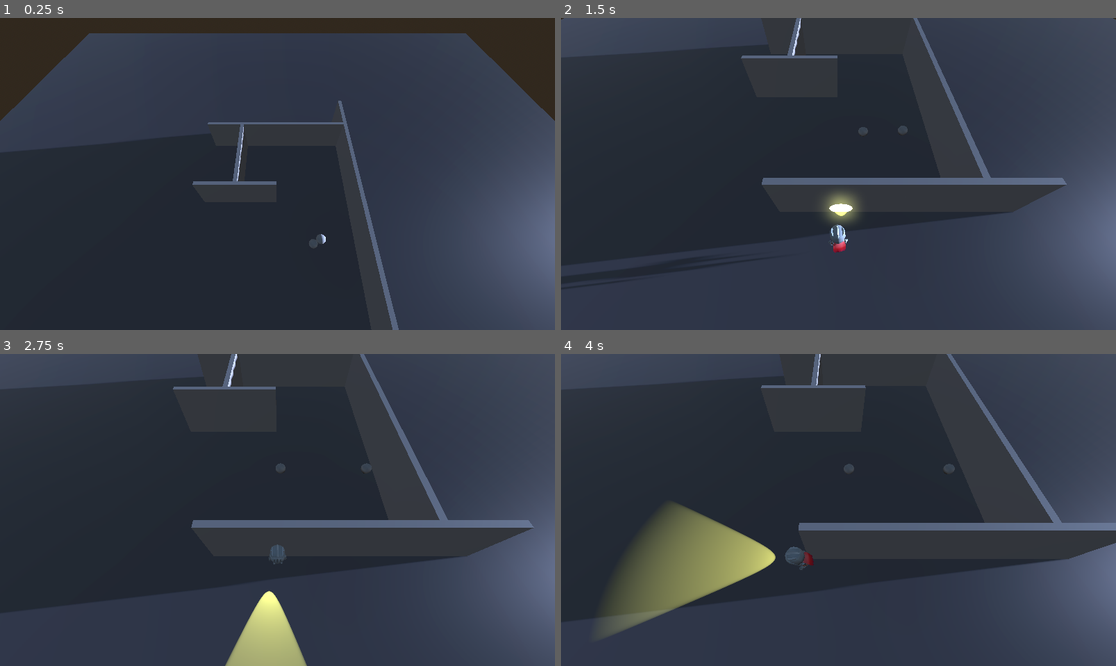
Above: before the commit, frames 1-4 (two rows, left to right).
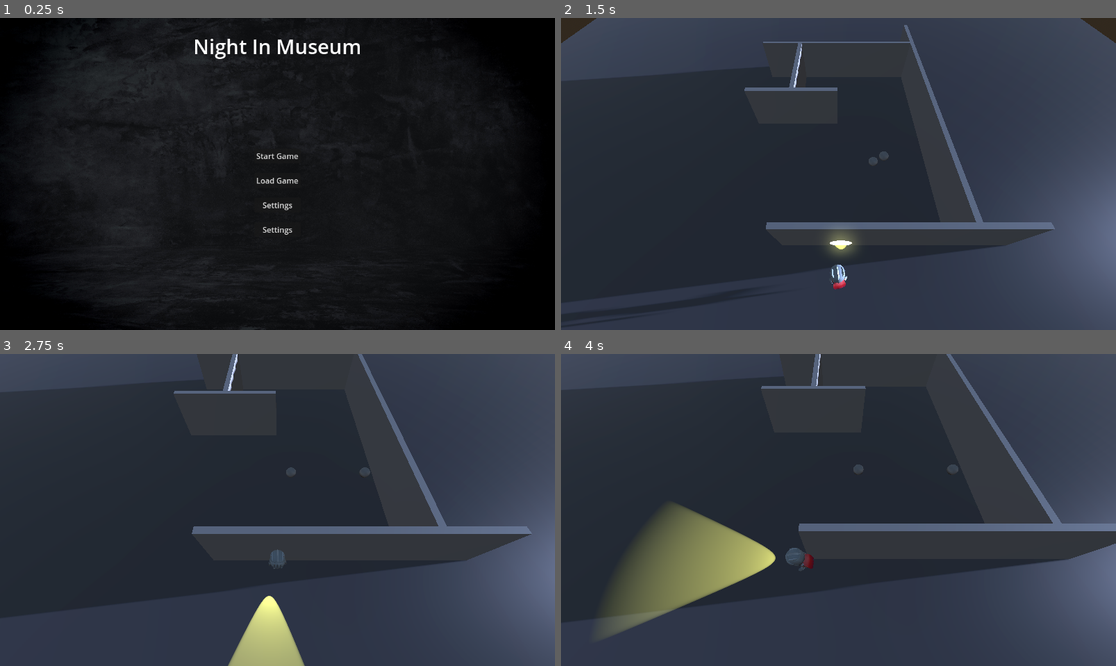
Above: after the commit, the same moments.

Repository: Elantrisus/night-in-museum-game
Game: Godot game, scene res://scenes/menu/main_menu.tscn
Same seed, same stepped clock (60 frames per second), same inputs: the game is played once before the commit and once after it. Before the commit the project starts from res://scenes/level.tscn.
Inputs (mouse positions are in pixels of both pictures, inside the frame that each line leads up to):
- Up to frame 1 (0.25 s): no input
- Up to frame 2 (1.5 s): click (838, 155) at 0.5 s, where only the run after the commit has a clickable "Start Game"; tap Enter (ui_accept) at 1.25 s; move the mouse to (810, 236) at 1.27 s; hold Up (ui_up) from 1.28 s (still down); tap E (e) at 1.35 s
- Up to frame 3 (2.75 s): keep holding Up (ui_up); tap Enter (ui_accept) at 1.52, 2.27 s; move the mouse to (444, 556) at 2.02 s; tap E (e) at 2.1 s
- Up to frame 4 (4 s): move the mouse to (672, 463) at 2.77 s; release Up (ui_up) at 2.78 s; hold Left (ui_left) from 2.78 s (still down); tap E (e) at 2.85, 3.6 s; move the mouse to (866, 510) at 3.52 s; tap Enter (ui_accept) at 3.77 s

The runs differ from the first frame. In frame 1, 85% of the frame differs, in the area x 0-100%, y 0-100%; in frame 2, 6.9%; in frame 3, 4.2%; in frame 4, 0.7%.

Commit message:
main menu added

Diff:
--- /dev/null
+++ b/main_theme.tres
@@ -0,0 +1,3 @@
+[gd_resource type="Theme" format=3 uid="uid://djdwy7vxe4emk"]
+
+[resource]
--- a/project.godot
+++ b/project.godot
@@ -11,7 +11,7 @@
 [application]
 
 config/name="night_in_museum"
-run/main_scene="res://scenes/level.tscn"
+run/main_scene="res://scenes/menu/main_menu.tscn"
 config/features=PackedStringArray("4.2", "Mobile")
 config/icon="res://icon.svg"
 
@@ -22,6 +22,38 @@
 
 [input]
 
+ui_left={
+"deadzone": 0.5,
+"events": [Object(InputEventKey,"resource_local_to_scene":false,"resource_name":"","device":0,"window_id":0,"alt_pressed":false,"shift_pressed":false,"ctrl_pressed":false,"meta_pressed":false,"pressed":false,"keycode":4194319,"physical_keycode":0,"key_label":0,"unicode":0,"echo":false,"script":null)
+, Object(InputEventJoypadButton,"resource_local_to_scene":false,"resource_name":"","device":0,"button_index":13,"pressure":0.0,"pressed":false,"script":null)
+, Object(InputEventJoypadMotion,"resource_local_to_scene":false,"resource_name":"","device":0,"axis":0,"axis_value":-1.0,"script":null)
+, Object(InputEventKey,"resource_local_to_scene":false,"resource_name":"","device":-1,"window_id":0,"alt_pressed":false,"shift_pressed":false,"ctrl_pressed":false,"meta_pressed":false,"pressed":false,"keycode":0,"physical_keycode":65,"key_label":0,"unicode":97,"echo":false,"script":null)
+]
+}
+ui_right={
+"deadzone": 0.5,
+"events": [Object(InputEventKey,"resource_local_to_scene":false,"resource_name":"","device":0,"window_id":0,"alt_pressed":false,"shift_pressed":false,"ctrl_pressed":false,"meta_pressed":false,"pressed":false,"keycode":4194321,"physical_keycode":0,"key_label":0,"unicode":0,"echo":false,"script":null)
+, Object(InputEventJoypadButton,"resource_local_to_scene":false,"resource_name":"","device":0,"button_index":14,"pressure":0.0,"pressed":false,"script":null)
+, Object(InputEventJoypadMotion,"resource_local_to_scene":false,"resource_name":"","device":0,"axis":0,"axis_value":1.0,"script":null)
+, Object(InputEventKey,"resource_local_to_scene":false,"resource_name":"","device":-1,"window_id":0,"alt_pressed":false,"shift_pressed":false,"ctrl_pressed":false,"meta_pressed":false,"pressed":false,"keycode":0,"physical_keycode":68,"key_label":0,"unicode":100,"echo":false,"script":null)
+]
+}
+ui_up={
+"deadzone": 0.5,
+"events": [Object(InputEventKey,"resource_local_to_scene":false,"resource_name":"","device":0,"window_id":0,"alt_pressed":false,"shift_pressed":false,"ctrl_pressed":false,"meta_pressed":false,"pressed":false,"keycode":4194320,"physical_keycode":0,"key_label":0,"unicode":0,"echo":false,"script":null)
+, Object(InputEventJoypadButton,"resource_local_to_scene":false,"resource_name":"","device":0,"button_index":11,"pressure":0.0,"pressed":false,"script":null)
+, Object(InputEventJoypadMotion,"resource_local_to_scene":false,"resource_name":"","device":0,"axis":1,"axis_value":-1.0,"script":null)
+, Object(InputEventKey,"resource_local_to_scene":false,"resource_name":"","device":-1,"window_id":0,"alt_pressed":false,"shift_pressed":false,"ctrl_pressed":false,"meta_pressed":false,"pressed":false,"keycode":0,"physical_keycode":87,"key_label":0,"unicode":119,"echo":false,"script":null)
+]
+}
+ui_down={
+"deadzone": 0.5,
+"events": [Object(InputEventKey,"resource_local_to_scene":false,"resource_name":"","device":0,"window_id":0,"alt_pressed":false,"shift_pressed":false,"ctrl_pressed":false,"meta_pressed":false,"pressed":false,"keycode":4194322,"physical_keycode":0,"key_label":0,"unicode":0,"echo":false,"script":null)
+, Object(InputEventJoypadButton,"resource_local_to_scene":false,"resource_name":"","device":0,"button_index":12,"pressure":0.0,"pressed":false,"script":null)
+, Object(InputEventJoypadMotion,"resource_local_to_scene":false,"resource_name":"","device":0,"axis":1,"axis_value":1.0,"script":null)
+, Object(InputEventKey,"resource_local_to_scene":false,"resource_name":"","device":-1,"window_id":0,"alt_pressed":false,"shift_pressed":false,"ctrl_pressed":false,"meta_pressed":false,"pressed":false,"keycode":0,"physical_keycode":83,"key_label":0,"unicode":115,"echo":false,"script":null)
+]
+}
 e={
 "deadzone": 0.5,
 "events": [Object(InputEventKey,"resource_local_to_scene":false,"resource_name":"","device":-1,"window_id":0,"alt_pressed":false,"shift_pressed":false,"ctrl_pressed":false,"meta_pressed":false,"pressed":false,"keycode":0,"physical_keycode":69,"key_label":0,"unicode":101,"echo":false,"script":null)
--- a/scenes/knight.tscn
+++ b/scenes/knight.tscn
@@ -47,60 +47,61 @@
 
 [node name="Skeleton3D" parent="Rig" index="0"]
 transform = Transform3D(-1, 0, -8.74228e-08, 0, 1, 0, 8.74228e-08, 0, -1, 0, 0, 0)
-bones/0/position = Vector3(0, 0.000376134, 0)
-bones/1/position = Vector3(0, 0.369114, 0)
-bones/1/rotation = Quaternion(0.000786118, 0.0428042, -3.36775e-05, 0.999083)
-bones/2/rotation = Quaternion(0.00092503, 0.00102511, -8.06777e-05, 0.999999)
-bones/3/rotation = Quaternion(0.000345469, 1.68831e-05, 8.68553e-05, 1)
-bones/4/position = Vector3(0.212003, 0.134052, -0.000400975)
-bones/4/rotation = Quaternion(-0.552596, -0.0585076, -0.640689, 0.529842)
-bones/5/rotation = Quaternion(2.87388e-08, -4.0612e-08, -0.510072, 0.860132)
-bones/7/rotation = Quaternion(-0.317711, -0.338863, 0.14456, 0.87369)
-bones/8/rotation = Quaternion(0.000823626, 0.00172042, -0.701162, 0.712999)
-bones/14/position = Vector3(-0.211802, 0.133951, -0.000346732)
-bones/14/rotation = Quaternion(-0.611405, 0.0778306, 0.61431, 0.492697)
-bones/15/rotation = Quaternion(3.86688e-08, 3.14289e-08, 0.531811, 0.846863)
-bones/17/rotation = Quaternion(-0.317061, 0.315665, -0.224986, 0.865569)
-bones/18/rotation = Quaternion(0.00347197, 0.00419172, 0.701762, 0.712391)
-bones/21/rotation = Quaternion(-0.00106932, -0.0320498, 2.58153e-05, 0.999486)
-bones/24/position = Vector3(0.170945, 0.113587, 0.000745058)
-bones/24/rotation = Quaternion(0.989262, 0.0829088, 0.0784811, 0.0912591)
-bones/25/rotation = Quaternion(0.397186, 5.56298e-08, -2.68182e-07, 0.917738)
-bones/26/rotation = Quaternion(-0.623339, -0.198935, 0.077025, 0.75229)
-bones/28/position = Vector3(-0.170945, 0.113587, -0.00074503)
-bones/28/rotation = Quaternion(0.991304, -0.0332353, 0.0295067, 0.123856)
-bones/29/rotation = Quaternion(0.445375, -5.8468e-08, 3.13278e-07, 0.895344)
-bones/30/rotation = Quaternion(-0.646676, 0.111415, -0.0239195, 0.754205)
+bones/0/position = Vector3(0, 7.57565e-05, 0)
+bones/1/position = Vector3(0, 0.387507, 0)
+bones/1/rotation = Quaternion(0.000798012, 0.0428042, -3.41871e-05, 0.999083)
+bones/2/rotation = Quaternion(0.000929095, 0.000417351, -3.28462e-05, 1)
+bones/3/rotation = Quaternion(0.00034548, 6.84511e-06, 3.5215e-05, 1)
+bones/4/position = Vector3(0.211943, 0.134022, -0.00038485)
+bones/4/rotation = Quaternion(-0.560567, -0.0607902, -0.64044, 0.521446)
+bones/5/rotation = Quaternion(2.96901e-08, -5.5163e-08, -0.501399, 0.865216)
+bones/7/rotation = Quaternion(-0.318602, -0.329286, 0.145118, 0.876929)
+bones/8/rotation = Quaternion(-0.00027135, 0.000629294, -0.705207, 0.709001)
+bones/14/position = Vector3(-0.211862, 0.133981, -0.000362858)
+bones/14/rotation = Quaternion(-0.618538, 0.0800989, 0.614448, 0.483165)
+bones/15/rotation = Quaternion(2.47499e-08, 5.03753e-08, 0.523976, 0.851733)
+bones/17/rotation = Quaternion(-0.316967, 0.305342, -0.225874, 0.869068)
+bones/18/rotation = Quaternion(5.18259e-05, 0.00014402, 0.705344, 0.708865)
+bones/21/rotation = Quaternion(-0.00107261, -0.0312688, -2.21031e-05, 0.999511)
+bones/24/position = Vector3(0.170945, 0.113587, -0.00012958)
+bones/24/rotation = Quaternion(0.993275, 0.0825015, 0.0744625, 0.0324524)
+bones/25/rotation = Quaternion(0.249156, 6.39846e-08, -1.74153e-07, 0.968463)
+bones/26/rotation = Quaternion(-0.545282, -0.206184, 0.0512252, 0.810884)
+bones/27/rotation = Quaternion(-3.03642e-08, 0.920192, -0.391468, 6.94731e-08)
+bones/28/position = Vector3(-0.170945, 0.113587, 0.000129608)
+bones/28/rotation = Quaternion(0.996116, -0.0301411, 0.0307904, 0.0767943)
+bones/29/rotation = Quaternion(0.320739, -6.33287e-08, 2.23118e-07, 0.947168)
+bones/30/rotation = Quaternion(-0.580251, 0.1133, -0.0117936, 0.806432)
 bones/31/rotation = Quaternion(3.04791e-08, 0.920355, -0.391084, -6.94849e-08)
-bones/32/position = Vector3(0.170945, 0.292378, 0.57588)
+bones/32/position = Vector3(0.170945, 0.292978, 0.576481)
 bones/32/rotation = Quaternion(0.707107, -2.29302e-07, -4.60552e-08, 0.707107)
-bones/33/position = Vector3(0.201926, 0.0283062, 0.2082)
-bones/33/rotation = Quaternion(-0.709399, -7.02755e-08, -7.07808e-08, 0.704807)
+bones/33/position = Vector3(0.201926, 0.025786, 0.205345)
+bones/33/rotation = Quaternion(-0.706883, -7.05508e-08, -7.05062e-08, 0.70733)
 bones/34/rotation = Quaternion(9.57951e-09, 1.7651e-09, 0.985952, -0.16703)
 bones/35/rotation = Quaternion(-1.04035e-07, 0.391084, 0.920355, -2.9526e-08)
 bones/37/rotation = Quaternion(1, -3.09407e-15, 1.94707e-07, -6.86069e-22)
-bones/39/position = Vector3(-0.170945, 0.292378, 0.57588)
+bones/39/position = Vector3(-0.170945, 0.292978, 0.576481)
 bones/39/rotation = Quaternion(0.707107, -3.82385e-08, 1.45009e-07, 0.707107)
-bones/40/position = Vector3(-0.170945, 0.0268887, 0.239941)
-bones/40/rotation = Quaternion(-0.70138, -7.11467e-08, -6.99057e-08, 0.712787)
+bones/40/position = Vector3(-0.170945, 0.0262649, 0.24309)
+bones/40/rotation = Quaternion(-0.702945, -7.09982e-08, -7.00563e-08, 0.711244)
 bones/41/rotation = Quaternion(-5.78822e-09, 6.38578e-10, 0.994894, 0.100925)
 bones/42/rotation = Quaternion(-1.04035e-07, 0.391084, 0.920355, -2.95261e-08)
 bones/44/rotation = Quaternion(1, 4.44086e-16, 1.94707e-07, 6.86069e-22)
 bones/46/position = Vector3(0.453507, 1.10512, -0.589679)
-bones/47/position = Vector3(0.520778, 0.771295, -0.0561562)
-bones/47/rotation = Quaternion(0.796287, 0.00383249, 0.604907, 0.000605145)
+bones/47/position = Vector3(0.520778, 0.786184, -0.0558186)
+bones/47/rotation = Quaternion(0.796576, 0.00418545, 0.604523, 0.000705346)
 bones/48/position = Vector3(-0.453507, 1.10512, -0.589679)
-bones/49/position = Vector3(-0.510863, 0.771295, 0.060256)
-bones/49/rotation = Quaternion(-0.760279, 0.00353063, 0.649586, -0.000561367)
+bones/49/position = Vector3(-0.510863, 0.786184, 0.0605936)
+bones/49/rotation = Quaternion(-0.760591, 0.00387738, 0.64922, -0.000681522)
 
 [node name="Knight_Helmet" parent="Rig/Skeleton3D" index="0"]
-transform = Transform3D(0.999721, 0.000172411, 0.0236056, -0.000125904, 0.999998, -0.00197164, -0.0236059, 0.00196812, 0.999719, 0.000284887, 1.17971, 0.0026267)
+transform = Transform3D(0.999714, 0.000277054, 0.023933, -0.000229411, 0.999998, -0.00199342, -0.0239335, 0.00198736, 0.999712, 0.000249719, 1.19781, 0.00265424)
 
 [node name="Knight_Helmet" parent="Rig/Skeleton3D/Knight_Helmet" index="0"]
 transform = Transform3D(1, -8.4336e-05, -0.000489229, 8.43597e-05, 1, 4.82815e-05, 0.000489234, -4.83222e-05, 1, 2.26866e-05, -0.00153244, -3.1316e-05)
 
 [node name="Knight_Cape" parent="Rig/Skeleton3D" index="1"]
-transform = Transform3D(0.996155, 0.000342942, 0.0876054, 1.76097e-05, 0.999991, -0.00411483, -0.0876061, 0.00410055, 0.996147, 0.000280046, 1.17971, 0.00257223)
+transform = Transform3D(0.996263, 0.000351291, 0.0863746, 6.90339e-06, 0.999991, -0.00414665, -0.0863753, 0.00413175, 0.996254, 0.000247337, 1.19781, 0.00259946)
 
 [node name="SpotLight3D" type="SpotLight3D" parent="Rig/Skeleton3D" index="3"]
 transform = Transform3D(0.999887, -0.0150267, 1.7472e-07, -0.0150241, -0.99971, 0.0188485, -0.000283056, -0.0188464, -0.999822, -0.548723, 0.803105, 0.740334)
--- a/scenes/level.tscn
+++ b/scenes/level.tscn
@@ -190,50 +190,61 @@
 transform = Transform3D(1, 0, 0, 0, 1, 0, 0, 0, 1, 0, 0, 17)
 
 [node name="Skeleton3D" parent="Knight/Rig" index="0"]
-bones/0/position = Vector3(0, 6.12977e-05, 0)
-bones/1/position = Vector3(2.42477e-20, 0.381556, 5.7811e-27)
-bones/1/rotation = Quaternion(0.000841189, 0.0428042, -3.60369e-05, 0.999083)
-bones/2/rotation = Quaternion(0.000929269, -0.000369446, 2.9076e-05, 1)
-bones/3/rotation = Quaternion(0.00034548, -6.05841e-06, -3.11677e-05, 1)
-bones/4/position = Vector3(0.211866, 0.133983, -0.000364122)
-bones/4/rotation = Quaternion(-0.558765, -0.0590963, -0.637397, 0.527271)
-bones/5/rotation = Quaternion(3.41436e-08, -4.21472e-08, -0.508043, 0.861332)
-bones/7/rotation = Quaternion(-0.318952, -0.333344, 0.146222, 0.875083)
-bones/8/rotation = Quaternion(-8.74887e-05, 0.000812507, -0.70453, 0.709674)
-bones/14/position = Vector3(-0.211938, 0.134019, -0.000383586)
-bones/14/rotation = Quaternion(-0.616339, 0.0794773, 0.613268, 0.487556)
-bones/15/rotation = Quaternion(3.15587e-08, 5.91138e-08, 0.530705, 0.847557)
-bones/17/rotation = Quaternion(-0.317291, 0.309157, -0.227957, 0.867055)
-bones/18/rotation = Quaternion(0.000705469, 0.000917597, 0.704663, 0.709542)
-bones/21/rotation = Quaternion(-0.00106953, -0.0305028, -6.89021e-05, 0.999534)
-bones/24/position = Vector3(0.170945, 0.113587, -0.000720792)
-bones/24/rotation = Quaternion(0.992232, 0.0823933, 0.0759532, 0.0540243)
-bones/25/rotation = Quaternion(0.310959, 6.36814e-08, -2.15733e-07, 0.950423)
-bones/26/rotation = Quaternion(-0.575011, -0.203886, 0.0606389, 0.79001)
-bones/27/rotation = Quaternion(-2.99281e-08, 0.919663, -0.392709, 6.94168e-08)
-bones/28/position = Vector3(-0.170945, 0.113587, 0.00072082)
-bones/28/rotation = Quaternion(0.99429, -0.0312904, 0.0302267, 0.0974377)
-bones/29/rotation = Quaternion(0.364222, -6.17142e-08, 2.53611e-07, 0.931312)
-bones/30/rotation = Quaternion(-0.605333, 0.112799, -0.0159526, 0.787778)
-bones/32/position = Vector3(0.170945, 0.293007, 0.57651)
-bones/33/position = Vector3(0.201926, 0.0261564, 0.201323)
-bones/33/rotation = Quaternion(-0.703173, -7.0885e-08, -7.01676e-08, 0.711019)
-bones/39/position = Vector3(-0.170945, 0.293007, 0.576509)
-bones/40/position = Vector3(-0.170945, 0.0268743, 0.248067)
-bones/40/rotation = Quaternion(-0.707238, -7.05773e-08, -7.04891e-08, 0.706976)
-bones/47/position = Vector3(0.520778, 0.783098, -0.0558023)
-bones/47/rotation = Quaternion(0.79659, 0.00420268, 0.604505, 0.000709775)
-bones/49/position = Vector3(-0.510863, 0.783098, 0.0606098)
-bones/49/rotation = Quaternion(-0.760606, 0.00389434, 0.649202, -0.000686926)
+bones/0/position = Vector3(0, 0.000379483, 0)
+bones/1/position = Vector3(0, 0.388982, 0)
+bones/1/rotation = Quaternion(0.000791711, 0.0428042, -3.39171e-05, 0.999083)
+bones/2/rotation = Quaternion(0.000924982, -0.00103021, 8.10794e-05, 0.999999)
+bones/3/rotation = Quaternion(0.000345469, -1.69678e-05, -8.72916e-05, 1)
+bones/4/position = Vector3(0.211801, 0.133951, -0.000346597)
+bones/4/rotation = Quaternion(-0.561385, -0.0602737, -0.639484, 0.521799)
+bones/5/rotation = Quaternion(3.29753e-08, -5.57913e-08, -0.499299, 0.86643)
+bones/7/rotation = Quaternion(-0.319404, -0.328718, 0.143653, 0.877092)
+bones/8/rotation = Quaternion(-0.000295157, 0.000605574, -0.705295, 0.708914)
+bones/14/position = Vector3(-0.212003, 0.134052, -0.000401111)
+bones/14/rotation = Quaternion(-0.618575, 0.0809924, 0.615873, 0.481151)
+bones/15/rotation = Quaternion(2.43885e-08, 4.84392e-08, 0.52286, 0.852419)
+bones/17/rotation = Quaternion(-0.317184, 0.303723, -0.226047, 0.869511)
+bones/18/rotation = Quaternion(-1.4892e-05, 6.50598e-05, 0.705414, 0.708796)
+bones/21/rotation = Quaternion(-0.00106485, -0.030057, -9.60503e-05, 0.999548)
+bones/24/position = Vector3(0.170945, 0.113587, -0.000818672)
+bones/24/rotation = Quaternion(0.993452, 0.0826596, 0.0740671, 0.0270864)
+bones/25/rotation = Quaternion(0.241333, 6.4002e-08, -1.68218e-07, 0.970442)
+bones/26/rotation = Quaternion(-0.536829, -0.206379, 0.0502616, 0.816515)
+bones/27/rotation = Quaternion(-3.03997e-08, 0.920344, -0.39111, 6.94637e-08)
+bones/28/position = Vector3(-0.170945, 0.113587, 0.0008187)
+bones/28/rotation = Quaternion(0.996318, -0.0299772, 0.0308573, 0.0741618)
+bones/29/rotation = Quaternion(0.303445, -6.40302e-08, 2.11284e-07, 0.952849)
+bones/30/rotation = Quaternion(-0.575351, 0.113366, -0.0111277, 0.809936)
+bones/31/rotation = Quaternion(3.04791e-08, 0.920355, -0.391084, -6.94849e-08)
+bones/32/position = Vector3(0.170945, 0.292371, 0.575873)
+bones/32/rotation = Quaternion(0.707107, -2.29302e-07, -4.60552e-08, 0.707107)
+bones/33/position = Vector3(0.201926, 0.0269109, 0.199602)
+bones/33/rotation = Quaternion(-0.701365, -7.10493e-08, -7.00022e-08, 0.712803)
+bones/34/rotation = Quaternion(9.57951e-09, 1.7651e-09, 0.985952, -0.16703)
+bones/35/rotation = Quaternion(-1.04035e-07, 0.391084, 0.920355, -2.9526e-08)
+bones/37/rotation = Quaternion(1, -3.09407e-15, 1.94707e-07, -6.86069e-22)
+bones/39/position = Vector3(-0.170945, 0.292371, 0.575873)
+bones/39/rotation = Quaternion(0.707107, -3.82385e-08, 1.45009e-07, 0.707107)
+bones/40/position = Vector3(-0.170945, 0.0286498, 0.248682)
+bones/40/rotation = Quaternion(-0.709704, -7.02995e-08, -7.07603e-08, 0.7045)
+bones/41/rotation = Quaternion(-5.78822e-09, 6.38578e-10, 0.994894, 0.100925)
+bones/42/rotation = Quaternion(-1.04035e-07, 0.391084, 0.920355, -2.95261e-08)
+bones/44/rotation = Quaternion(1, 4.44086e-16, 1.94707e-07, 6.86069e-22)
+bones/46/position = Vector3(0.453507, 1.10512, -0.589679)
+bones/47/position = Vector3(0.520778, 0.787091, -0.0561599)
+bones/47/rotation = Quaternion(0.796283, 0.00382861, 0.604912, 0.000603943)
+bones/48/position = Vector3(-0.453507, 1.10512, -0.589679)
+bones/49/position = Vector3(-0.510863, 0.787091, 0.0602522)
+bones/49/rotation = Quaternion(-0.760276, 0.00352682, 0.64959, -0.000559945)
 
 [node name="Knight_Helmet" parent="Knight/Rig/Skeleton3D" index="0"]
-transform = Transform3D(0.999715, 0.000386397, 0.0238666, -0.00033678, 0.999998, -0.00208292, -0.0238673, 0.00207428, 0.999713, 0.000208012, 1.19184, 0.00272809)
+transform = Transform3D(0.999726, 0.000439925, 0.0234156, -0.000393601, 0.999998, -0.0019829, -0.0234165, 0.00197314, 0.999724, 0.000161412, 1.19958, 0.00264591)
 
 [node name="Knight_Helmet" parent="Knight/Rig/Skeleton3D/Knight_Helmet" index="0"]
 transform = Transform3D(0.999999, -8.56263e-06, -0.00139428, 8.5545e-06, 1, -5.85308e-06, 0.00139429, 5.8412e-06, 0.999999, -2.94745e-05, -0.00640965, 2.86102e-05)
 
 [node name="Knight_Cape" parent="Knight/Rig/Skeleton3D" index="1"]
-transform = Transform3D(0.9964, 0.000365052, 0.0847812, -6.15604e-06, 0.999991, -0.00423343, -0.084782, 0.00421766, 0.996391, 0.000208071, 1.19184, 0.00267334)
+transform = Transform3D(0.996513, 0.000361939, 0.0834428, -1.77182e-05, 0.999991, -0.00412593, -0.0834436, 0.00411006, 0.996504, 0.000162917, 1.19958, 0.00259133)
 
 [node name="SpotLight3D" parent="Knight/Rig/Skeleton3D" index="3"]
 transform = Transform3D(0.999887, -0.0150267, 1.74732e-07, -0.0150241, -0.99971, 0.0188485, -0.000283056, -0.0188464, -0.999822, -0.548723, 0.415589, 0.740334)
--- /dev/null
+++ b/scenes/menu/main_menu.gd
@@ -0,0 +1,30 @@
+extends Control
+
+@onready var start_button = $MarginContainer/VBoxContainer/HBoxContainer/VBoxContainer/start_button
+@onready var load_button = $MarginContainer/VBoxContainer/HBoxContainer/VBoxContainer/load_button
+
+@onready var start_level = preload("res://scenes/level.tscn")
+# Called when the node enters the scene tree for the first time.
+func _ready():
+	pass
+
+
+# Called every frame. 'delta' is the elapsed time since the previous frame.
+func _process(delta):
+	pass
+
+
+func _on_start_button_button_up():
+	get_tree().change_scene_to_packed(start_level)
+
+
+func _on_load_button_button_down():
+	pass # Replace with function body.
+
+
+func _on_settings_button_button_up():
+	pass # Replace with function body.
+
+
+func _on_exit_button_button_up():
+	get_tree().quit()
--- /dev/null
+++ b/scenes/menu/main_menu.tscn
@@ -0,0 +1,80 @@
+[gd_scene load_steps=4 format=3 uid="uid://c5d6wjsn6y20"]
+
+[ext_resource type="Texture2D" uid="uid://ekk5s2j33s8t" path="res://assets/graphics/close-up-fragment-grunge-weathered-concrete-wall-building.jpg" id="1_bmdfs"]
+[ext_resource type="Script" path="res://scenes/menu/main_menu.gd" id="1_lylp1"]
+
+[sub_resource type="LabelSettings" id="LabelSettings_537jd"]
+font_size = 42
+
+[node name="MainMenu" type="Control"]
+layout_mode = 3
+anchors_preset = 15
+anchor_right = 1.0
+anchor_bottom = 1.0
+grow_horizontal = 2
+grow_vertical = 2
+script = ExtResource("1_lylp1")
+
+[node name="TextureRect" type="TextureRect" parent="."]
+layout_mode = 1
+anchors_preset = 15
+anchor_right = 1.0
+anchor_bottom = 1.0
+grow_horizontal = 2
+grow_vertical = 2
+texture = ExtResource("1_bmdfs")
+expand_mode = 5
+
+[node name="MarginContainer" type="MarginContainer" parent="."]
+layout_mode = 1
+anchors_preset = 15
+anchor_right = 1.0
+anchor_bottom = 1.0
+grow_horizontal = 2
+grow_vertical = 2
+theme_override_constants/margin_left = 30
+theme_override_constants/margin_top = 30
+theme_override_constants/margin_right = 30
+theme_override_constants/margin_bottom = 30
+
+[node name="VBoxContainer" type="VBoxContainer" parent="MarginContainer"]
+layout_mode = 2
+theme_override_constants/separation = 20
+
+[node name="title" type="Label" parent="MarginContainer/VBoxContainer"]
+layout_mode = 2
+text = "Night In Museum"
+label_settings = SubResource("LabelSettings_537jd")
+horizontal_alignment = 1
+vertical_alignment = 1
+
+[node name="HBoxContainer" type="HBoxContainer" parent="MarginContainer/VBoxContainer"]
+layout_mode = 2
+size_flags_vertical = 3
+alignment = 1
+
+[node name="VBoxContainer" type="VBoxContainer" parent="MarginContainer/VBoxContainer/HBoxContainer"]
+layout_mode = 2
+theme_override_constants/separation = 20
+alignment = 1
+
+[node name="start_button" type="Button" parent="MarginContainer/VBoxContainer/HBoxContainer/VBoxContainer"]
+layout_mode = 2
+text = "Start Game"
+
+[node name="load_button" type="Button" parent="MarginContainer/VBoxContainer/HBoxContainer/VBoxContainer"]
+layout_mode = 2
+text = "Load Game"
+
+[node name="settings_button" type="Button" parent="MarginContainer/VBoxContainer/HBoxContainer/VBoxContainer"]
+layout_mode = 2
+text = "Settings"
+
+[node name="exit_button" type="Button" parent="MarginContainer/VBoxContainer/HBoxContainer/VBoxContainer"]
+layout_mode = 2
+text = "Settings"
+
+[connection signal="button_up" from="MarginContainer/VBoxContainer/HBoxContainer/VBoxContainer/start_button" to="." method="_on_start_button_button_up"]
+[connection signal="button_down" from="MarginContainer/VBoxContainer/HBoxContainer/VBoxContainer/load_button" to="." method="_on_load_button_button_down"]
+[connection signal="button_up" from="MarginContainer/VBoxContainer/HBoxContainer/VBoxContainer/settings_button" to="." method="_on_settings_button_button_up"]
+[connection signal="button_up" from="MarginContainer/VBoxContainer/HBoxContainer/VBoxContainer/exit_button" to="." method="_on_exit_button_button_up"]
Binary file added: assets/graphics/close-up-fragment-grunge-weathered-concrete-wall-building.jpg
Not shown, added: assets/graphics/close-up-fragment-grunge-weathered-concrete-wall-building.jpg.import
